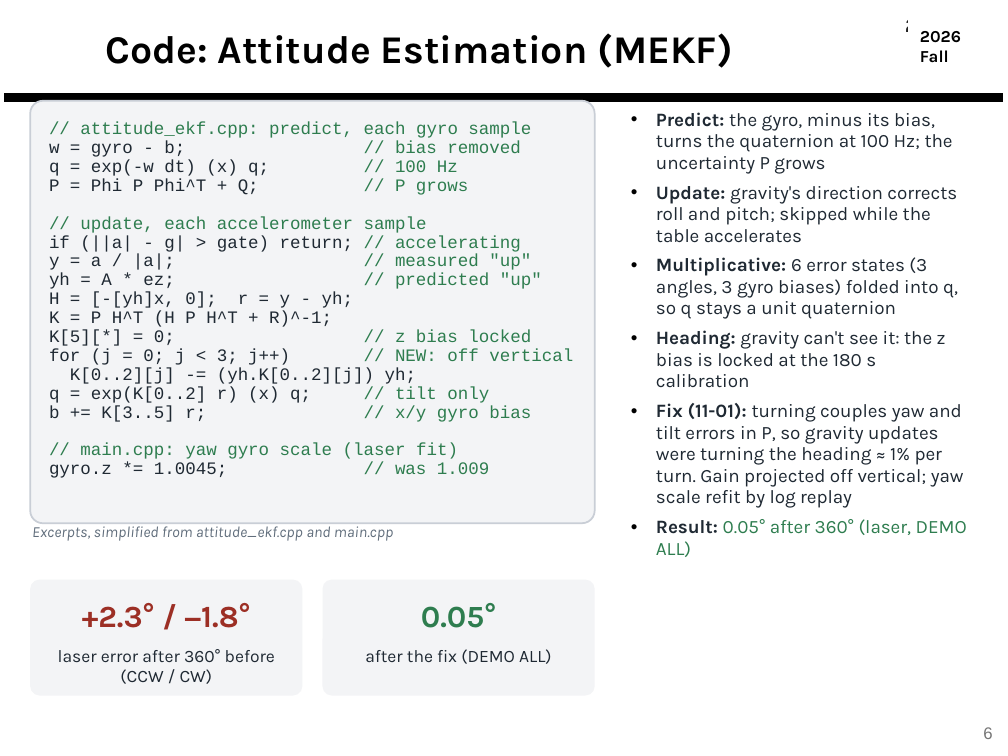
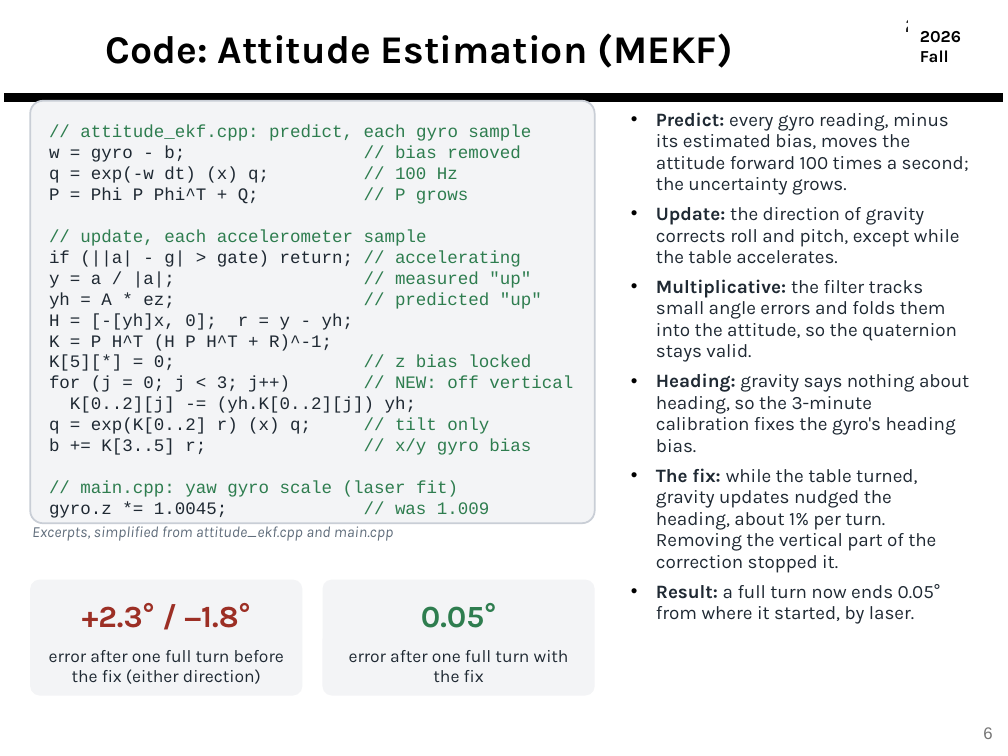
Before and after one commit to derek-weissinger-usafa/Astro-331-Lab-8, a slide deck: slide 6 of Reports/Astro 331 Lab 8_2_3 Body Final Pres.pptx. Drawn at 1008x756 pixels with LibreOffice and Linux fonts; fonts in the diff are those of the drawing; background and template pictures are left out. Boxes give left, top, right and bottom in pixels: in the first picture for what was removed or moved away, otherwise in the second. Text is boxed around its words. In the diff, an @@ line names an element or a change of style, - is before the commit and + after.

```diff
--- a/Reports/Astro 331 Lab 8_2_3 Body Final Pres.pptx
+++ b/Reports/Astro 331 Lab 8_2_3 Body Final Pres.pptx
@@ rounded rectangle "// attitude_ekf.cpp: predict, each gyro ..." at <box>30,101,595,523</box>: line spacing 0.9 to 1 @@
@@ text at <box>656,112,969,624</box>: text changed @@
-• Predict: the gyro, minus its bias, turns the quaternion at 100 Hz; the uncertainty P grows
-• Update: gravity's direction corrects roll and pitch; skipped while the table accelerates
-• Multiplicative: 6 error states (3 angles, 3 gyro biases) folded into q, so q stays a unit quaternion
-• Heading: gravity can't see it: the z bias is locked at the 180 s calibration
-• Fix (11-01): turning couples yaw and tilt errors in P, so gravity updates were turning the heading ≈ 1% per turn. Gain projected off vertical; yaw scale refit by log replay
-• Result: 0.05° after 360° (laser, DEMO ALL)
+• Predict: every gyro reading, minus its estimated bias, moves the attitude forward 100 times a second; the uncertainty grows.
+• Update: the direction of gravity corrects roll and pitch, except while the table accelerates.
+• Multiplicative: the filter tracks small angle errors and folds them into the attitude, so the quaternion stays valid.
+• Heading: gravity says nothing about heading, so the 3-minute calibration fixes the gyro's heading bias.
+• The fix: while the table turned, gravity updates nudged the heading, about 1% per turn. Removing the vertical part of the correction stopped it.
+• Result: a full turn now ends 0.05° from where it started, by laser.
@@ text at <box>49,650,284,684</box>: text changed @@
-laser error after 360° before (CCW / CW)
+error after one full turn before the fix (either direction)
@@ text at <box>349,650,569,682</box>: text changed @@
-after the fix (DEMO ALL)
+error after one full turn with the fix
```
Also in this commit, not shown: 42 other slides changed, 2 other files.
